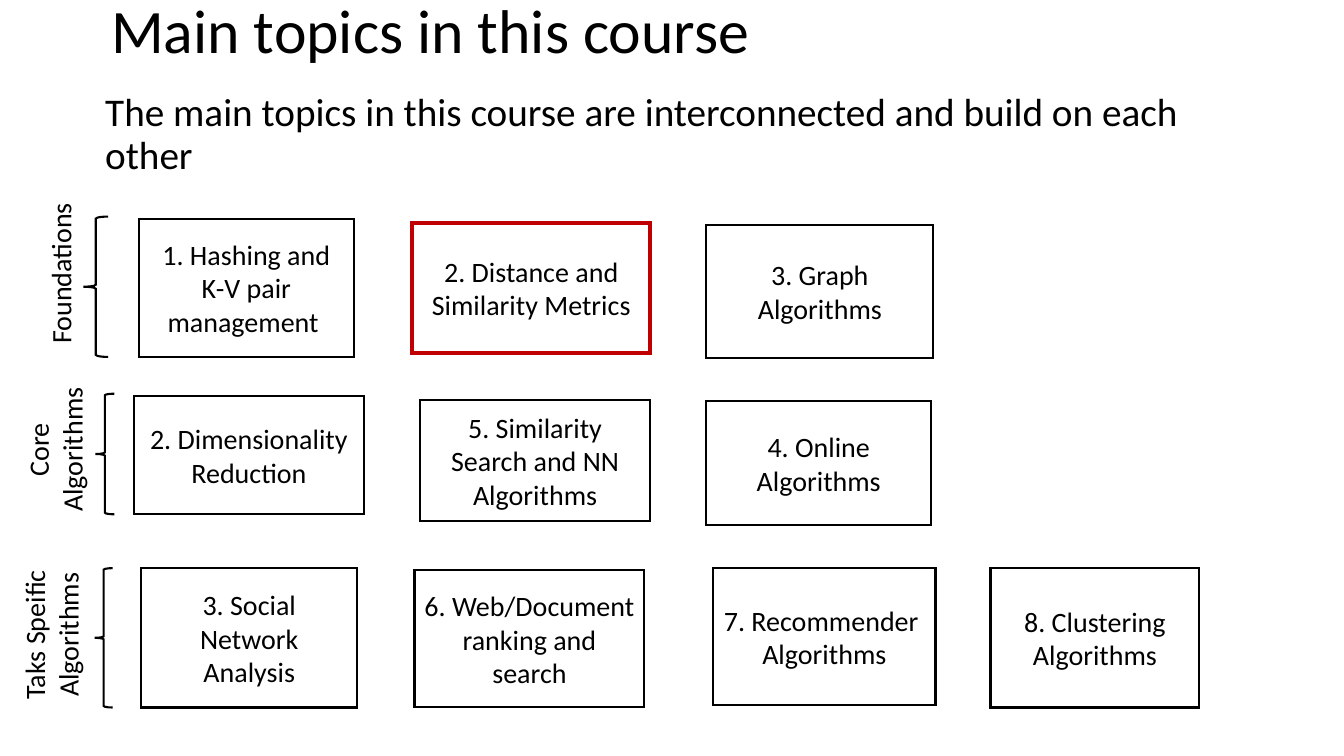
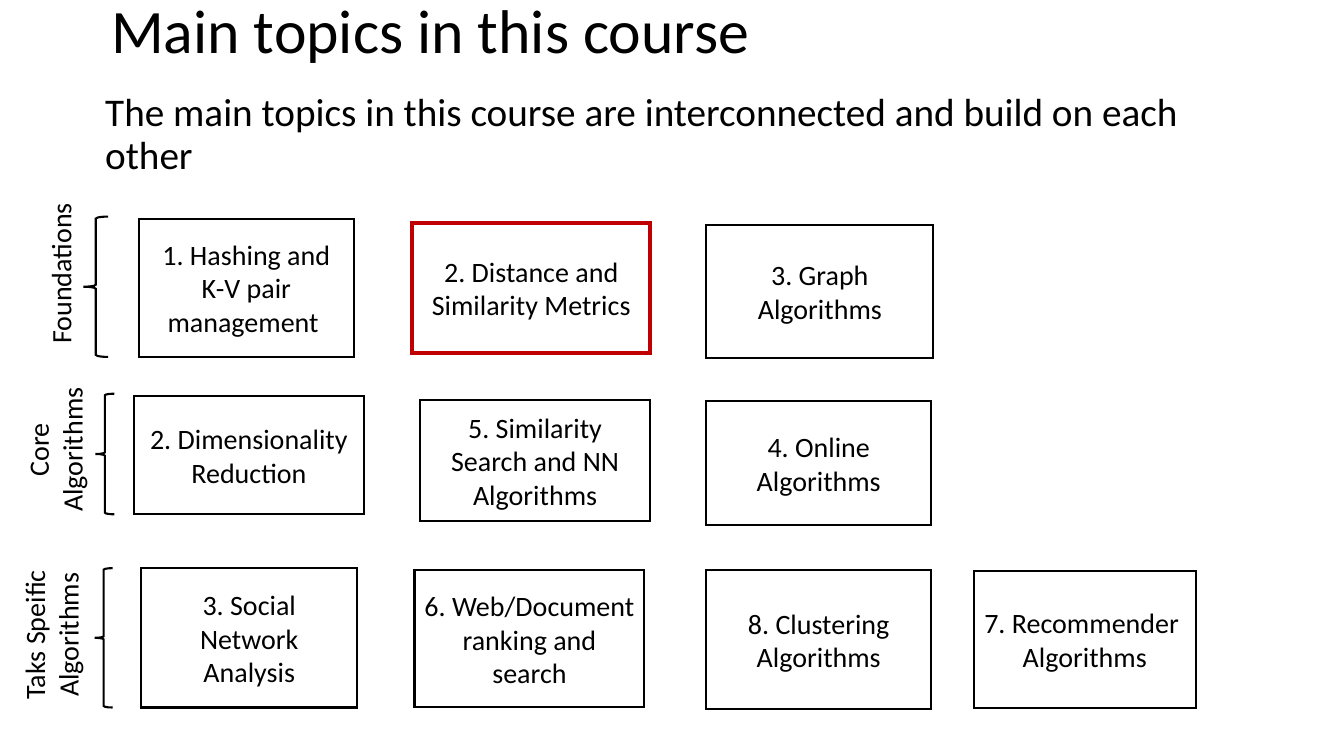
Before and after one commit to jonahneu/CSCI-E-108, a slide deck: slide 2 of slides/2_DistanceAndSimilarityMeasures.pptx. Drawn at 1344x756 pixels with LibreOffice and Linux fonts; fonts in the diff are those of the drawing. Boxes give left, top, right and bottom in pixels: in the first picture for what was removed or moved away, otherwise in the second. Text is boxed around its words. In the diff, an @@ line names an element or a change of style, - is before the commit and + after.

```diff
--- a/slides/2_DistanceAndSimilarityMeasures.pptx
+++ b/slides/2_DistanceAndSimilarityMeasures.pptx
@@ rectangle "8. Clustering Algorithms": place and size @@
-rectangle "8. Clustering Algorithms" at box(991, 569, 1200, 708)
+rectangle "8. Clustering Algorithms" at box(707, 571, 932, 710)
@@ rectangle "7. Recommender Algorithms": place and size @@
-rectangle "7. Recommender Algorithms" at box(714, 569, 937, 706)
+rectangle "7. Recommender Algorithms" at box(974, 571, 1197, 708)
```
Also in this commit, not shown: 2 other slides changed, 1 slide removed, 1 other file.
